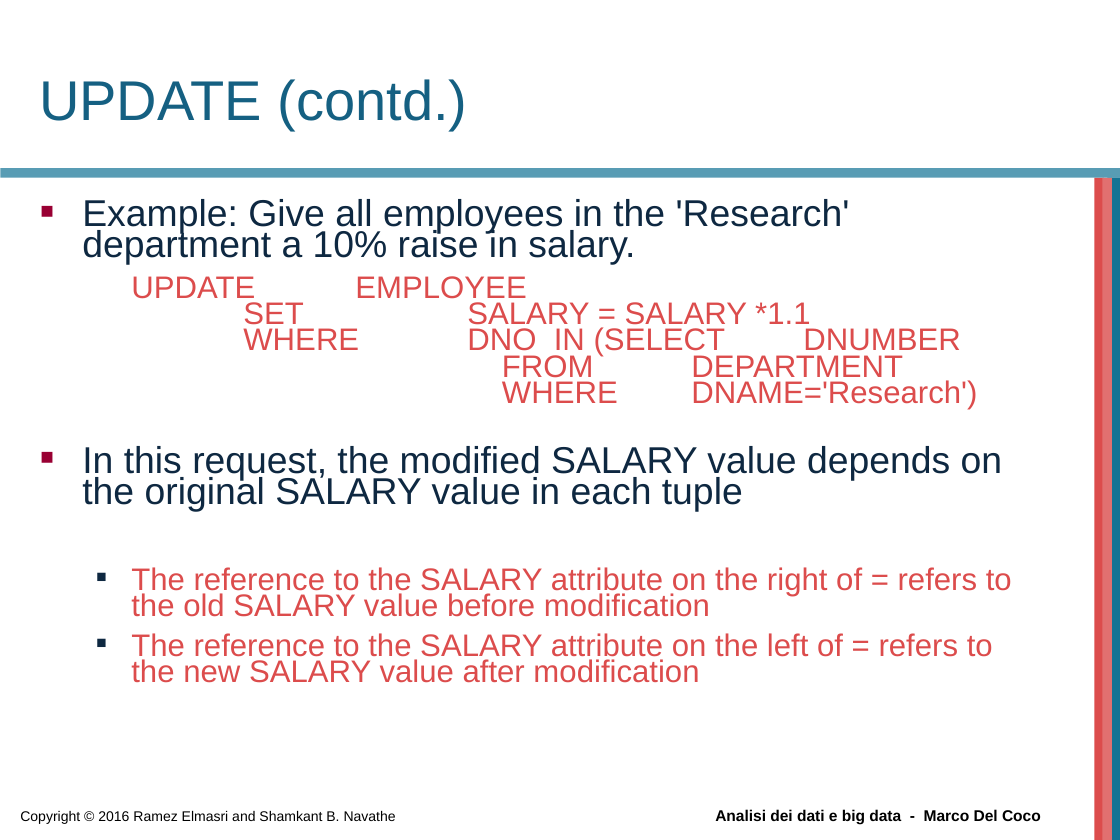
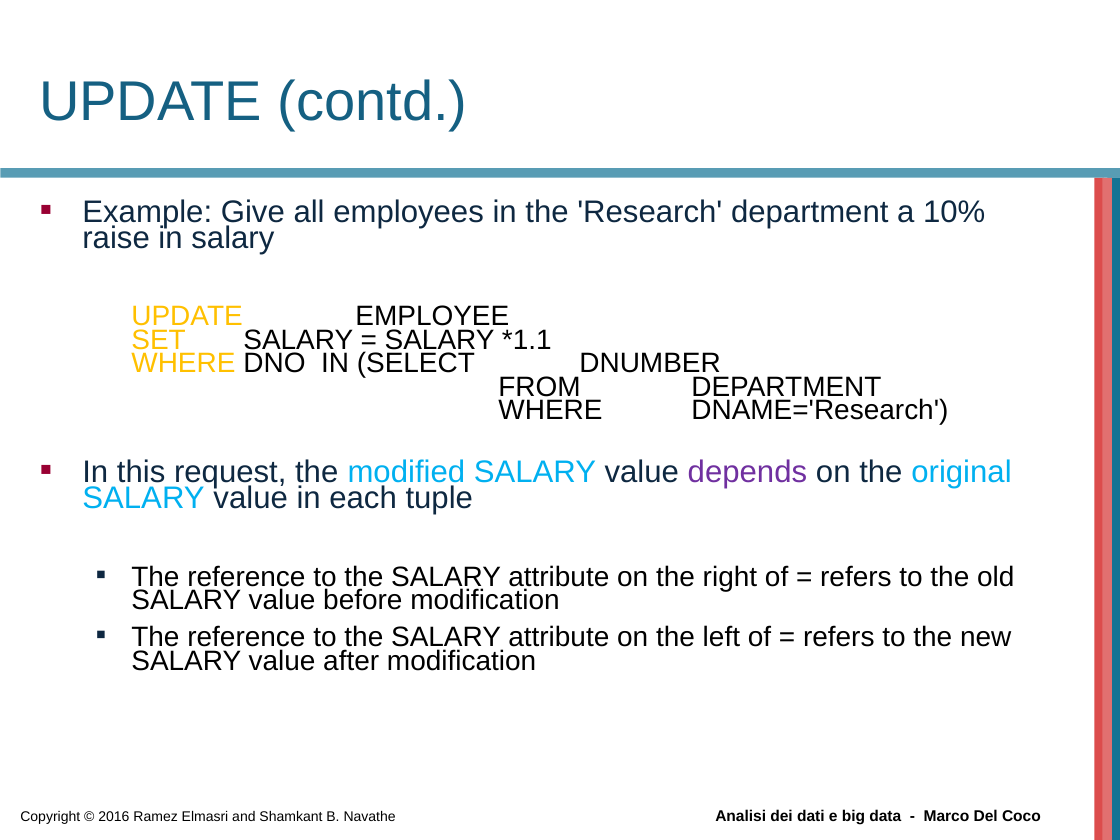
Before and after one commit to beppe2hd/AnalisiDati_BigData, a slide deck: slide 47 of materials/Chapter06.ppt (slide 49 before the commit). Drawn at 1120x840 pixels with LibreOffice and Linux fonts; fonts in the diff are those of the drawing; background and template pictures are left out. Boxes give left, top, right and bottom in pixels: in the first picture for what was removed or moved away, otherwise in the second. Text is boxed around its words. In the diff, an @@ line names an element or a change of style, - is before the commit and + after.

```diff
--- a/materials/Chapter06.ppt
+++ b/materials/Chapter06.ppt
@@ text at (82, 199, 985, 254): text changed; size 24 to 20 pt @@
-■ Example: Give all employees in the 'Research' department a 10% raise in salary.
+■ Example: Give all employees in the 'Research' department a 10% raise in salary
@@ text at (82, 305, 1014, 671): size 20 to 18 pt in "UPDATE EMPLOYEE SET SALARY = SALARY *1.1 ...", "The reference to the SALARY attribute on ...", "The reference to the SALARY attribute on ..."; text colour #DC4C4C to #FFC000 in "UPDATE SET WHERE"; text colour #DC4C4C to #000000 in "EMPLOYEE SALARY = SALARY *1.1 DNO IN ...", "The reference to the SALARY attribute on ...", "The reference to the SALARY attribute on ..."; size 24 to 20 pt in "In this request, the modified SALARY value ..."; text colour #0E2841 to #00B0F0 in "modified SALARY original SALARY"; text colour #0E2841 to #7030A0 in "depends" @@
```
Also in this commit, not shown: 3 other slides changed, 16 slides added, 1 slide removed, 2 other files.
